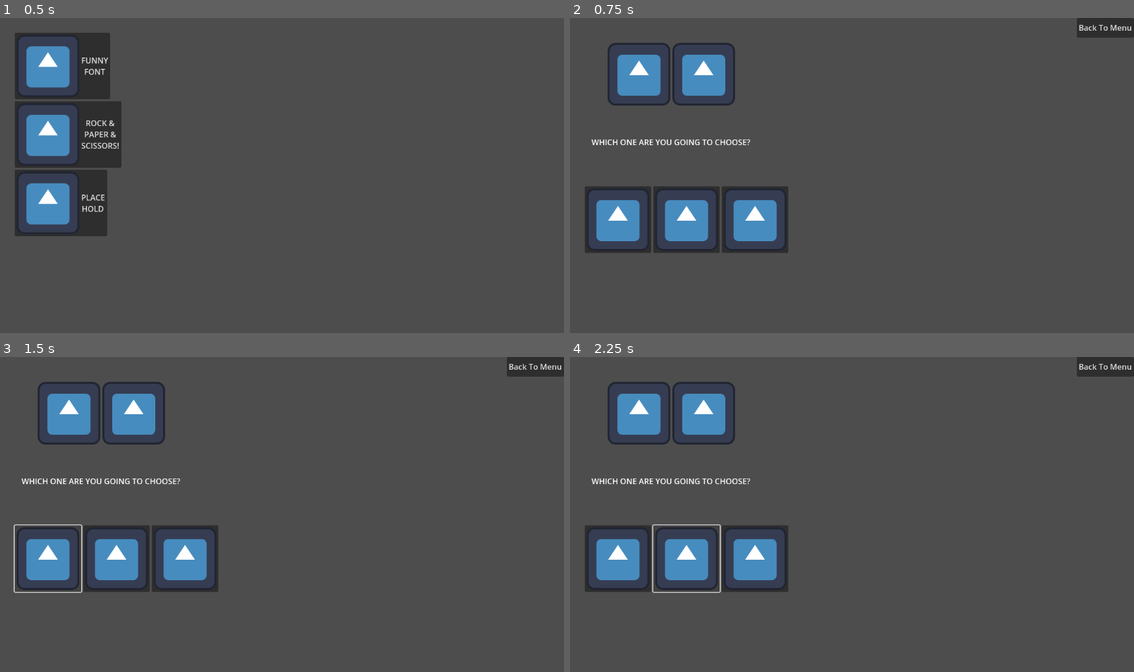
Above: before the commit, frames 1-4 (two rows, left to right).
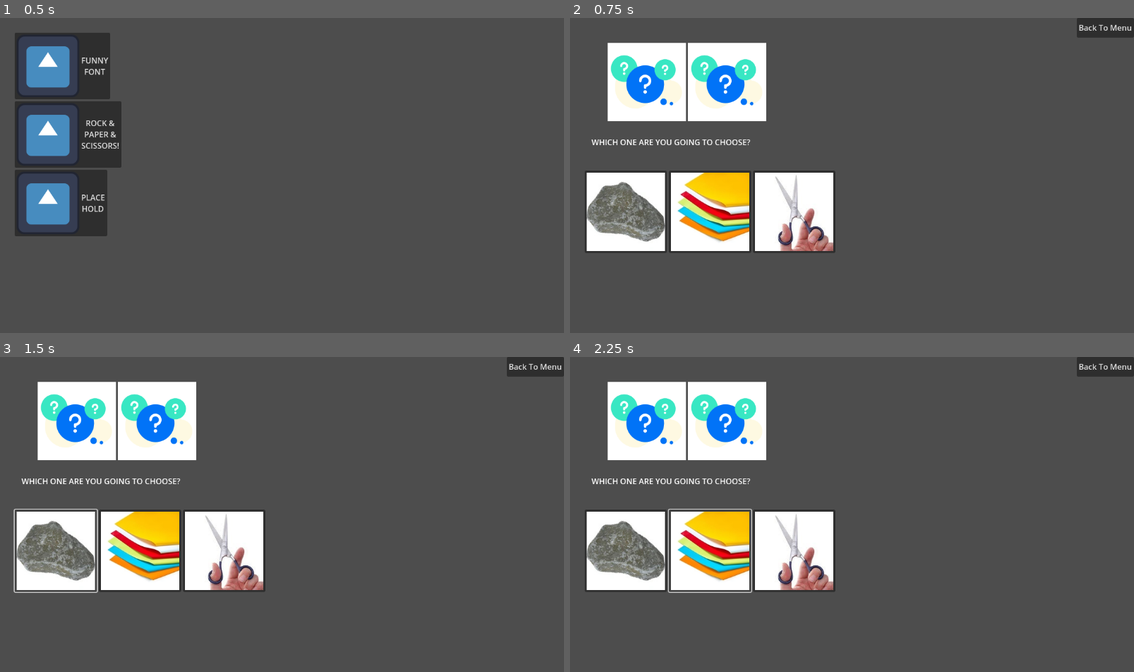
Above: after the commit, the same moments.

Repository: unhaud/small-ones
Game: Godot game, scene res://LevelSelector/LevelSelector.tscn
The game is run twice, just before and just after one commit, with the same random seed, the same clock (stepped at 60 frames per second) and the same inputs. The engine's default icon, where the game draws it, is replaced by a stand-in: a white triangle on a blue panel in a dark square.
Inputs (mouse positions are in pixels of both pictures, inside the frame that each line leads up to; where the layout moved, square brackets give the same spot in the first picture):
- Up to frame 1 (0.5 s): no input
- Up to frame 2 (0.75 s): click "ROCK & PAPER & SCISSORS!" at 0.5 s
- Up to frame 3 (1.5 s): click (56, 552) [50, 558] at 1.25 s
- Up to frame 4 (2.25 s): click (711, 552) [688, 558] at 2 s

Frame 1 is identical in both runs. In frame 2, 18% of the frame differs, in the area x 2-48%, y 7-75%; in frame 3, 18%; in frame 4, 18%.

Commit message:
Rock Paper Scissors: art update
added art files
added art to buttons and displays

Diff:
--- a/RockPaperScissors/RockPaperScissors.tscn
+++ b/RockPaperScissors/RockPaperScissors.tscn
@@ -1,8 +1,11 @@
-[gd_scene load_steps=4 format=3 uid="uid://dc5aj4y6e78kw"]
+[gd_scene load_steps=7 format=3 uid="uid://dc5aj4y6e78kw"]
 
 [ext_resource type="Script" uid="uid://dpq6q6mrp7fhb" path="res://RockPaperScissors/rock_paper_scissors.gd" id="1_17rw1"]
 [ext_resource type="PackedScene" uid="uid://g0buiqtkgd4u" path="res://placeholder.tscn" id="2_7qjnr"]
-[ext_resource type="Texture2D" uid="uid://67ky4dyclb6l" path="res://icon.svg" id="3_nphnv"]
+[ext_resource type="Texture2D" uid="uid://dxpb1pbwm0qon" path="res://RockPaperScissors/Art/unknown.png" id="3_k1n7o"]
+[ext_resource type="Texture2D" uid="uid://i2n7x1ua41xa" path="res://RockPaperScissors/Art/rock.jpg" id="4_g5wir"]
+[ext_resource type="Texture2D" uid="uid://dskux0sj8tdkh" path="res://RockPaperScissors/Art/paper.jpg" id="5_3supi"]
+[ext_resource type="Texture2D" uid="uid://qmeruat3ba4m" path="res://RockPaperScissors/Art/scissors.jpg" id="6_exmsn"]
 
 [node name="Control" type="Control"]
 layout_mode = 3
@@ -28,11 +31,11 @@
 
 [node name="PlayerDisplay" type="TextureRect" parent="ChoiceDisplay/HBoxContainer"]
 layout_mode = 2
-texture = ExtResource("3_nphnv")
+texture = ExtResource("3_k1n7o")
 
 [node name="ComputerDisplay" type="TextureRect" parent="ChoiceDisplay/HBoxContainer"]
 layout_mode = 2
-texture = ExtResource("3_nphnv")
+texture = ExtResource("3_k1n7o")
 
 [node name="Buttons" type="GridContainer" parent="."]
 layout_mode = 1
@@ -57,15 +60,15 @@
 
 [node name="Rock" type="Button" parent="Buttons/MarginContainer/HBoxContainer"]
 layout_mode = 2
-icon = ExtResource("3_nphnv")
+icon = ExtResource("4_g5wir")
 
 [node name="Paper" type="Button" parent="Buttons/MarginContainer/HBoxContainer"]
 layout_mode = 2
-icon = ExtResource("3_nphnv")
+icon = ExtResource("5_3supi")
 
 [node name="Scissors" type="Button" parent="Buttons/MarginContainer/HBoxContainer"]
 layout_mode = 2
-icon = ExtResource("3_nphnv")
+icon = ExtResource("6_exmsn")
 
 [node name="ResultLabel" type="Label" parent="."]
 layout_mode = 1
Binary file added: RockPaperScissors/Art/paper.jpg
Not shown, added: RockPaperScissors/Art/paper.jpg.import
Binary file added: RockPaperScissors/Art/rock.jpg
Not shown, added: RockPaperScissors/Art/rock.jpg.import
Binary file added: RockPaperScissors/Art/scissors.jpg
Not shown, added: RockPaperScissors/Art/scissors.jpg.import
Binary file added: RockPaperScissors/Art/unknown.png
Not shown, added: RockPaperScissors/Art/unknown.png.import
